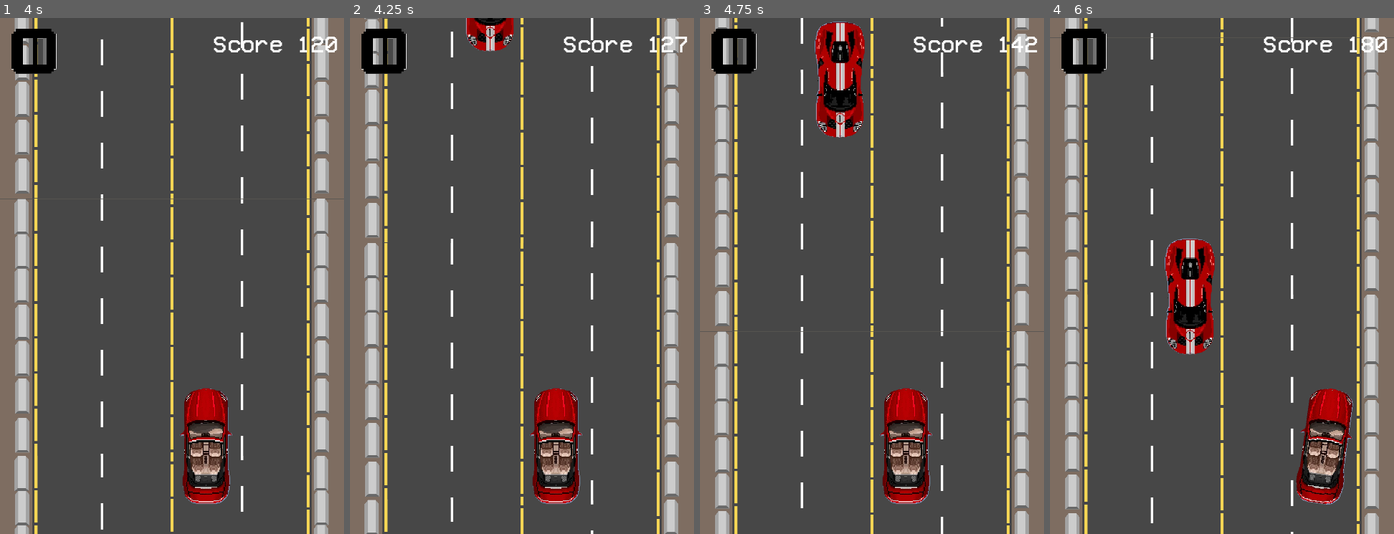
Above: before the commit, frames 1-4 (left to right).
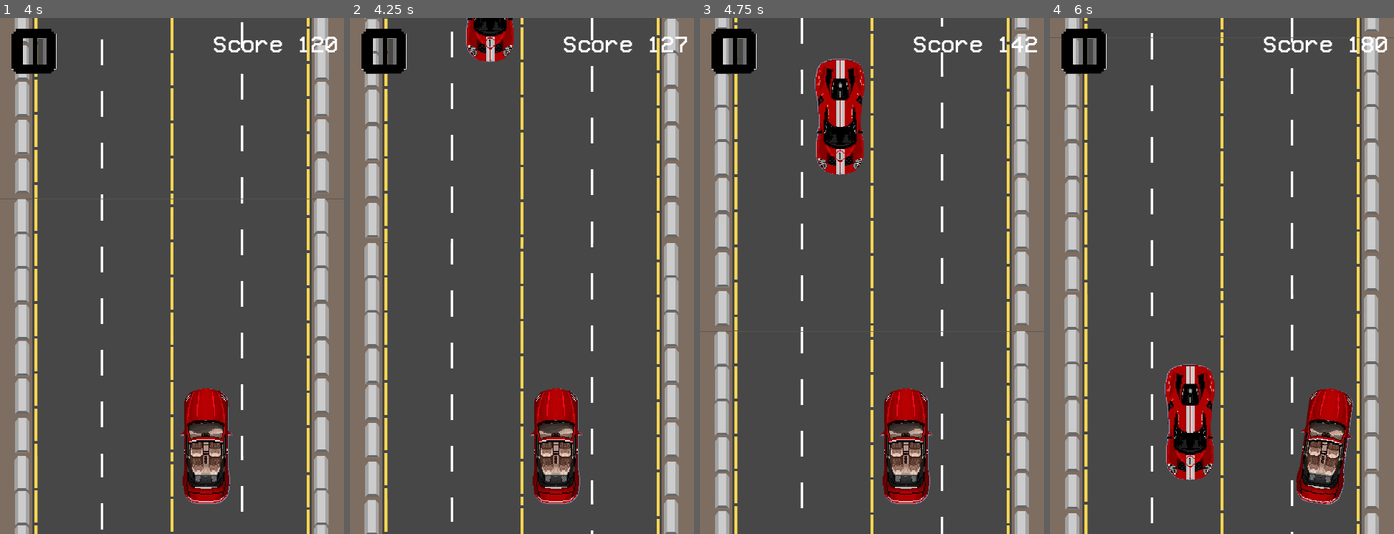
Above: after the commit, the same moments.

Repository: Maxsonin/Race-Game-for-Hackathon
Game: Godot game, scene res://scene/main/main.tscn
Two runs of this game, one before a commit and one after it. Both use one fixed random seed, a clock stepped at 60 frames per second and the inputs below. This scene is started directly instead of the project's main scene.
Inputs:
- Up to frame 1 (4 s): hold D (MoveRight) 0.53-1.28 s; hold A (MoveLeft) 1.28-2.03 s; hold D (MoveRight) 2.03-3.53 s; hold A (MoveLeft) from 3.53 s (still down)
- Up to frame 2 (4.25 s): keep holding A (MoveLeft)
- Up to frame 3 (4.75 s): keep holding A (MoveLeft)
- Up to frame 4 (6 s): release A (MoveLeft) at 5.78 s; hold D (MoveRight) from 5.78 s (still down)

Frame 1 is identical in both runs. In frame 2, 0.9% of the frame differs, in the area x 33-48%, y 0-9%; in frame 3, 3.5%; in frame 4, 5.7%, in the area x 33-48%, y 42-90%.

Commit message:
added progression and fixed bug

Diff:
--- a/Global/hiscore.cfg
+++ b/Global/hiscore.cfg
@@ -1,3 +1,3 @@
 [game]
 
-hiscore=757.148
+hiscore=1572.24
--- a/components/move_component.gd
+++ b/components/move_component.gd
@@ -4,9 +4,9 @@
 @export var actor: Node2D
 
 var elapsedTime = 0.0
-const INITIAL_SPEED = 80.0
-const SPEED_INCREASE_RATE = 0.5
-const MAX_SPEED = 400.0
+const INITIAL_SPEED = 100.0
+const SPEED_INCREASE_RATE = 10
+const MAX_SPEED = 2000.0
 var speed = INITIAL_SPEED
 var reachedMaxSpeed = false
 
--- a/obstacles/obstacles_generator.gd
+++ b/obstacles/obstacles_generator.gd
@@ -16,6 +16,13 @@
 	car_obst_timer.timeout.connect(spawn_shi.bind(CarObstacle, car_obst_timer))
 	sign_obst_timer.timeout.connect(spawn_shi.bind(SignObstacle, sign_obst_timer))
 
+
+func _process(delta):
+	if int(Global.point) > 0 and int(Global.point) <= 1500 and int(Global.point) % 300 == 0:
+		car_obst_timer.wait_time /= 1.25
+		sign_obst_timer.wait_time /= 1.25
+
+
 func spawn_shi(obstacle: PackedScene, timer: Timer) -> void:
 	spawner.scene = obstacle
 	spawner.spawn(Vector2(spawn_points.pick_random(), -30))
--- a/scene/deadScreen/Controls.gd
+++ b/scene/deadScreen/Controls.gd
@@ -1,8 +1,10 @@
 extends Control
 
 func _on_retry_tsb_pressed():
+	Global.point = 0
 	get_tree().change_scene_to_file("res://scene/main/main.tscn")
 
 
 func _on_menu_tsb_pressed():
+	Global.point = 0
 	get_tree().change_scene_to_file("res://scene/mainMenu/mainMenu.tscn")
--- a/scene/main/main.gd
+++ b/scene/main/main.gd
@@ -31,17 +31,13 @@
 	if Input.is_action_just_pressed("Pause"):
 		pauseManu()
 	elif Input.is_action_just_pressed("MoveRight") and car.position.x < 120:
-		if not car.can_move:
-			wait_and_die()
-			return
+		if not car.can_move: return
 		target_position_x = car.position.x + VALUE_NEEDED_TO_CHANGE_ROAD
 		move_speed = (VALUE_NEEDED_TO_CHANGE_ROAD / TIME_NEEDED_TO_CHANGE_ROAD)
 		target_rotation = 15
 		rotate_speed = (15 / TIME_NEEDED_TO_CHANGE_ROAD)
 	elif Input.is_action_just_pressed("MoveLeft") and car.position.x > 62:
-		if not car.can_move:
-			wait_and_die()
-			return
+		if not car.can_move: return
 		target_position_x = car.position.x - VALUE_NEEDED_TO_CHANGE_ROAD
 		move_speed = (VALUE_NEEDED_TO_CHANGE_ROAD / TIME_NEEDED_TO_CHANGE_ROAD)
 		target_rotation = -15
@@ -67,3 +63,8 @@
 		Engine.time_scale = 0
 
 	paused = !paused
+
+
+func _on_car_car_got_hit_fr() -> void:
+	await get_tree().create_timer(1).timeout
+	get_tree().change_scene_to_file("res://scene/deadScreen/dead_scene.tscn")
--- a/scene/main/main.tscn
+++ b/scene/main/main.tscn
@@ -85,3 +85,5 @@
 [node name="PauseMenu" parent="." instance=ExtResource("9_mlxa2")]
 unique_name_in_owner = true
 visible = false
+
+[connection signal="car_got_hit_fr" from="Car" to="." method="_on_car_car_got_hit_fr"]
Not shown: 1 places in scene/main/main.tscn that only renumber resources
